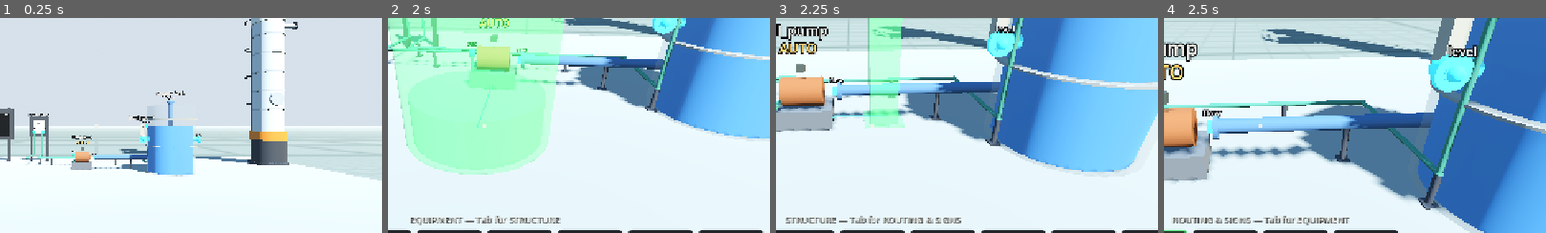
Above: before the commit, frames 1-4 (left to right).
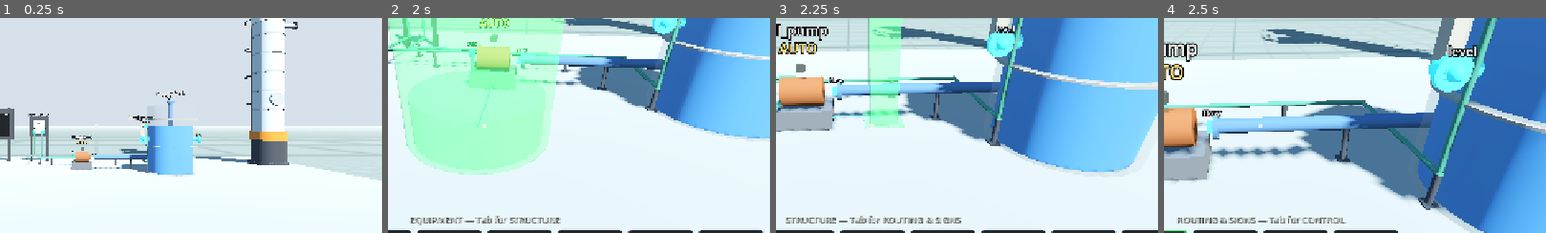
Above: after the commit, the same moments.

Repository: whharris917/flowstate
Game: Godot game, scene res://world/hud_probe.tscn
Same seed, same stepped clock (60 frames per second), same inputs: the game is played once before the commit and once after it. This scene is started directly instead of the project's main scene. Sound files missing from this copy of the repository are replaced by a short silence.
Inputs (mouse positions are % of the whole screen's width and height, from its top left):
- Up to frame 1 (0.25 s): no input
- Up to frame 2 (2 s): move the mouse to (55, 50) at 0.52 s; hold Tab (catalog_page) 0.53-1.28 s; hold W (move_forward) from 0.53 s (still down); click (55, 50) at 0.67 s; tap E (interact) at 0.8, 1.35 s; move the mouse to (45, 50) at 1.27 s; click (45, 50) at 1.55 s
- Up to frame 3 (2.25 s): keep holding W (move_forward); move the mouse to (52, 48) at 2.02 s; press the mouse at (52, 48) at 2.03 s
- Up to frame 4 (2.5 s): keep holding W (move_forward); tap Tab (catalog_page) at 2.3 s
The pictures show only the part of the screen within x 37-87%, y 25-75%; the shares and areas given below are measured in that part.

Frames 1-3 are identical in both runs. In frame 4, 0.9% of the frame differs, in the area x 2-49%, y 92-97%.

Commit message:
Control layer in-game: PLC/PID/valve/terminal ports, placeable loop
GDScript mirrors of the Python control kernel: SimPLC (ladder scan,
memories, TON timers, ao moves; validation returns editor-friendly
messages; discrete channels carry 0/1 floats per kernel convention),
SimPID, SimControlValve, SimTerminal. Control valve and PID
controller are placeable on a new CONTROL build page (Tab cycles four
pages now): the valve renders body/actuator with a live stem
indicator and percent readout, the controller a faceplate with live
SP/PV/OUT and E toggling auto/manual bumplessly. A control self-check
joins the headless gauntlet: the GD PID level loop settles at 15.0
kPa with drain-matched flow, and a ladder seal-in latches and drops.

Co-Authored-By: Claude Fable 5 <noreply@anthropic.com>
Claude-Session: https://claude.ai/code/session_01LEpShB69R5sqJSsHUaRUU2

Diff:
--- a/game/components/asset_preview.gd
+++ b/game/components/asset_preview.gd
@@ -39,6 +39,10 @@
 				(node as GaugeView).setup(record as SimGauge)
 			"column":
 				(node as ColumnView).setup(record as SimColumn)
+			"valve":
+				(node as ControlValveView).setup(record as SimControlValve)
+			"controller":
+				(node as PIDView).setup(record as SimPID)
 		node.set_meta("scratch_sim", scratch)
 	if node == null:
 		return null
--- /dev/null
+++ b/game/components/control_valve_view.gd
@@ -0,0 +1,56 @@
+class_name ControlValveView
+extends Node3D
+## Renders a SimControlValve: globe body between flanges, yoke and
+## diaphragm actuator, a stem indicator that rides the real position,
+## and a live percent readout.
+
+var valve: SimControlValve
+var _indicator: MeshInstance3D
+var _label: Label3D
+
+
+func setup(valve_: SimControlValve) -> void:
+	valve = valve_
+	var steel := ViewUtil.flat(Color(0.55, 0.57, 0.60))
+	var green := ViewUtil.flat(Color(0.16, 0.42, 0.28))
+	# Body: horizontal run with flanges, globe bulge below.
+	var body := ViewUtil.cylinder(self, 0.09, 0.56, Vector3(0, 0.32, 0), steel)
+	body.rotation_degrees = Vector3(0, 0, 90)
+	for side: float in [-1.0, 1.0]:
+		var flange := ViewUtil.cylinder(self, 0.15, 0.05, Vector3(side * 0.30, 0.32, 0), steel)
+		flange.rotation_degrees = Vector3(0, 0, 90)
+	ViewUtil.cylinder(self, 0.13, 0.22, Vector3(0, 0.30, 0), green)
+	# Bonnet, yoke, and the diaphragm actuator on top.
+	ViewUtil.cylinder(self, 0.08, 0.18, Vector3(0, 0.50, 0), green)
+	for side: float in [-1.0, 1.0]:
+		ViewUtil.box(self, Vector3(0.04, 0.34, 0.04), Vector3(side * 0.10, 0.72, 0), steel)
+	var dome := MeshInstance3D.new()
+	var dome_mesh := SphereMesh.new()
+	dome_mesh.radius = 0.24
+	dome_mesh.height = 0.26
+	dome.mesh = dome_mesh
+	dome.material_override = ViewUtil.flat(Color(0.20, 0.45, 0.30))
+	dome.position = Vector3(0, 0.98, 0)
+	add_child(dome)
+	# Stem with a travel indicator that follows the real position.
+	ViewUtil.cylinder(self, 0.018, 0.30, Vector3(0, 0.72, 0), steel)
+	_indicator = ViewUtil.box(self, Vector3(0.10, 0.02, 0.05), Vector3(0, 0.60, 0.05),
+		ViewUtil.flat(Color(0.92, 0.55, 0.10)))
+	_label = ViewUtil.label(self, "", Vector3(0, 1.22, 0))
+	_label.font_size = 32
+	ViewUtil.label(self, valve.comp_name, Vector3(0, 1.42, 0))
+	ViewUtil.interact_body(self, Vector3(0.7, 1.2, 0.55), Vector3(0, 0.62, 0))
+
+
+func _process(_delta: float) -> void:
+	_label.text = "%.0f %%" % valve.position
+	_indicator.position.y = 0.60 + valve.position / 100.0 * 0.22
+
+
+func describe() -> String:
+	return "%s — control valve\ncmd %.1f %% · position %.1f %% · flow %.2f L/s" % [
+		valve.comp_name, valve.cmd.value, valve.position, valve.flow.value]
+
+
+func use() -> void:
+	pass
--- /dev/null
+++ b/game/components/pid_view.gd
@@ -0,0 +1,43 @@
+class_name PIDView
+extends Node3D
+## Renders a SimPID as a panel-mount controller on a stand: faceplate
+## with live SP / PV / OUT text straight from the record. E toggles
+## auto/manual — the operator's hand switch.
+
+var pid: SimPID
+var _screen: Label3D
+
+
+func setup(pid_: SimPID) -> void:
+	pid = pid_
+	ViewUtil.box(self, Vector3(0.08, 1.1, 0.08), Vector3(0, 0.55, 0),
+		ViewUtil.flat(Color(0.16, 0.17, 0.19)))
+	ViewUtil.box(self, Vector3(0.44, 0.60, 0.14), Vector3(0, 1.35, 0),
+		ViewUtil.flat(Color(0.13, 0.14, 0.16)))
+	ViewUtil.box(self, Vector3(0.36, 0.44, 0.02), Vector3(0, 1.38, 0.075),
+		ViewUtil.glow(Color(0.05, 0.10, 0.08), 0.4))
+	_screen = Label3D.new()
+	_screen.position = Vector3(0, 1.38, 0.09)
+	_screen.font_size = 30
+	_screen.pixel_size = 0.0028
+	_screen.horizontal_alignment = HORIZONTAL_ALIGNMENT_CENTER
+	_screen.modulate = Color(0.55, 0.95, 0.65)
+	add_child(_screen)
+	ViewUtil.label(self, pid.comp_name, Vector3(0, 1.78, 0))
+	ViewUtil.interact_body(self, Vector3(0.55, 0.9, 0.35), Vector3(0, 1.3, 0))
+
+
+func _process(_delta: float) -> void:
+	_screen.text = "SP %.1f\nPV %.1f\nOUT %.0f%%\n%s" % [
+		pid.sp, pid.pv.value, pid.output, pid.mode.to_upper()]
+
+
+func describe() -> String:
+	return "%s — PID (E toggles auto/manual)\nSP %.1f · PV %.1f · OUT %.0f %% · Kp %.1f Ki %.2f Kd %.2f" % [
+		pid.comp_name, pid.sp, pid.pv.value, pid.output, pid.kp, pid.ki, pid.kd]
+
+
+func use() -> void:
+	pid.set_mode("manual" if pid.mode == "auto" else "auto")
+	if pid.mode == "manual":
+		pid.manual_out = pid.output  # bumpless: hold the last output
--- a/game/components/plant_factory.gd
+++ b/game/components/plant_factory.gd
@@ -13,6 +13,11 @@
 	{"type": "gauge_dp", "label": "DP gauge"},
 	{"type": "gauge_press", "label": "Pressure gauge"},
 	{"type": "column", "label": "Distillation column"},
+]
+
+const CATALOG_CONTROL: Array[Dictionary] = [
+	{"type": "valve", "label": "Control valve"},
+	{"type": "controller", "label": "PID controller"},
 ]
 
 # Ghost/collision footprint (x, y, z) and the view's y-offset when the
@@ -27,12 +32,15 @@
 	"gauge_press": Vector3(0.5, 1.8, 0.5),
 	"column": Vector3(1.7, 11.2, 1.7),
 	"float_switch": Vector3(0.25, 0.6, 0.25),
+	"valve": Vector3(0.7, 1.3, 0.55),
+	"controller": Vector3(0.5, 1.9, 0.5),
 }
 const Y_OFFSETS := {
 	"tank": 0.0, "pump": 0.0, "relay": 1.5,
 	"gauge_level": 0.0, "gauge_flow": 0.0, "gauge_dp": 0.0,
 	"gauge_press": 0.0, "column": 0.0,
 	"float_switch": 0.0, "air_cascade": 0.0,
+	"valve": 0.0, "controller": 0.0,
 }
 
 # Where each port's marker sits in the view's local space.
@@ -46,6 +54,8 @@
 	"gauge_dp": {"process_a": Vector3(-0.12, 0.25, 0.1), "process_b": Vector3(0.12, 0.25, 0.1),
 		"signal": Vector3(0.2, 1.32, 0)},
 	"gauge_press": {"process": Vector3(0, 0.25, 0.1), "signal": Vector3(0.2, 1.32, 0)},
+	"valve": {"cmd": Vector3(-0.28, 0.85, 0.12), "flow": Vector3(0.36, 0.32, 0)},
+	"controller": {"pv": Vector3(-0.16, 1.05, 0.12), "out": Vector3(0.16, 1.05, 0.12)},
 	# Overhead tap on the vapor line above the dished head.
 	"column": {"p_top": Vector3(0, 10.75, 0.5)},
 	# Pressure taps sit on the suite's walls, near the ceiling.
@@ -103,6 +113,17 @@
 				params.get("charge_l", 60.0), params.get("max_duty_kw", 100.0)))
 		"air_cascade":
 			return sim.add(SimAirCascade.new(name_, AsepticSuite.ROOMS, AsepticSuite.DOORS))
+		"valve":
+			return sim.add(SimControlValve.new(name_,
+				params.get("cv_lps", 6.0), params.get("tau_s", 1.0)))
+		"controller":
+			return sim.add(SimPID.new(name_,
+				params.get("kp", 8.0), params.get("ki", 1.5), params.get("kd", 0.0),
+				params.get("sp", 15.0)))
+		"plc":
+			return sim.add(SimPLC.new(name_))
+		"terminal":
+			return sim.add(SimTerminal.new(name_, params.get("kind", "discrete")))
 	push_error("unknown equipment type '%s'" % type_id)
 	return null
 
@@ -123,6 +144,10 @@
 			view = GaugeView.new()
 		"column":
 			view = ColumnView.new()
+		"valve":
+			view = ControlValveView.new()
+		"controller":
+			view = PIDView.new()
 		"air_cascade":
 			view = AsepticSuite.new()
 	if view == null:
--- a/game/player/build_controller.gd
+++ b/game/player/build_controller.gd
@@ -76,7 +76,7 @@
 	add_child(icons)
 	var all_types: Array = []
 	for entry: Dictionary in PlantFactory.CATALOG + StructureFactory.CATALOG \
-			+ StructureFactory.CATALOG_ROUTING:
+			+ StructureFactory.CATALOG_ROUTING + PlantFactory.CATALOG_CONTROL:
 		all_types.append(entry["type"])
 	icons.generate(all_types)  # fire and forget; cards fill in as renders land
 	menu = BuildMenu.new()
@@ -93,7 +93,7 @@
 	elif event.is_action_pressed("ui_cancel"):
 		_set_mode(Mode.NORMAL)
 	elif event.is_action_pressed("catalog_page") and mode == Mode.PLACE:
-		page = (page + 1) % 3
+		page = (page + 1) % 4
 		catalog_index = 0
 		_beam_anchor = Vector3.INF
 		_run_points.clear()
@@ -158,8 +158,8 @@
 			menu.visible = false
 			hud.set_mode_text("B build · C connect · X remove")
 		Mode.PLACE:
-			var page_names: Array[String] = ["EQUIPMENT", "STRUCTURE", "ROUTING & SIGNS"]
-			menu.show_page("%s — Tab for %s" % [page_names[page], page_names[(page + 1) % 3]],
+			var page_names: Array[String] = ["EQUIPMENT", "STRUCTURE", "ROUTING & SIGNS", "CONTROL"]
+			menu.show_page("%s — Tab for %s" % [page_names[page], page_names[(page + 1) % 4]],
 				_catalog(), icons, catalog_index)
 			if _is_stretch():
 				var spec: Dictionary = StructureFactory.STRETCH[_current_type()]
@@ -383,7 +383,7 @@
 	overlap.collision_mask = 1 | 4
 	overlap.exclude = [player.get_rid()]
 	_ghost_valid = space.intersect_shape(overlap, 1).is_empty()
-	if _ghost_valid and page >= 1:
+	if _ghost_valid and not _is_equipment_page():
 		_ghost_valid = StructureFactory.placement_ok(type_id, _ghost_pos, rot_y, space) == ""
 	_ghost_mat.albedo_color = Color(0.25, 0.85, 0.35, 0.45) if _ghost_valid \
 		else Color(0.9, 0.25, 0.2, 0.45)
@@ -494,7 +494,13 @@
 	match page:
 		0: return PlantFactory.CATALOG
 		1: return StructureFactory.CATALOG
-	return StructureFactory.CATALOG_ROUTING
+		2: return StructureFactory.CATALOG_ROUTING
+	return PlantFactory.CATALOG_CONTROL
+
+
+## Pages 0 and 3 place sim equipment; 1 and 2 place structure.
+func _is_equipment_page() -> bool:
+	return page == 0 or page == 3
 
 
 func _current_type() -> String:
@@ -502,7 +508,7 @@
 
 
 func _current_footprint() -> Vector3:
-	return PlantFactory.FOOTPRINTS[_current_type()] if page == 0 \
+	return PlantFactory.FOOTPRINTS[_current_type()] if _is_equipment_page() \
 		else StructureFactory.SIZES[_current_type()]
 
 
@@ -522,14 +528,14 @@
 		return
 	if _ghost == null or not _ghost.visible or not _ghost_valid:
 		var reason := "can't place here"
-		if page >= 1 and _ghost != null and _ghost.visible:
+		if not _is_equipment_page() and _ghost != null and _ghost.visible:
 			var bearing := StructureFactory.placement_ok(_current_type(), _ghost_pos, rot_y,
 				player.camera.get_world_3d().direct_space_state)
 			if bearing != "":
 				reason = bearing
 		hud.toast(reason)
 		return
-	if page >= 1:
+	if not _is_equipment_page():
 		var name_ := plant.unique_struct_name(_current_type())
 		if plant.place_structure(_current_type(), name_, _ghost_pos, rot_y):
 			hud.toast("placed %s" % name_)
--- /dev/null
+++ b/game/sim/sim_control_valve.gd
@@ -0,0 +1,39 @@
+class_name SimControlValve
+extends SimComponent
+## Air-actuated control valve: 0-100 % analog command through a
+## first-order positioner into flow (position/100 * cv_lps). Draws
+## from an unlimited supply main for now, like the pump. Mirrors
+## sim/components.py ControlValve.
+
+var cv_lps: float
+var tau_s: float
+var position: float = 0.0   # percent, follows the command with a lag
+
+var cmd: SimInputPort
+var flow: SimOutputPort
+
+
+func _init(name_: String, cv_lps_ := 6.0, tau_s_ := 1.0) -> void:
+	super(name_)
+	assert(cv_lps_ > 0.0, "cv_lps must be positive")
+	assert(tau_s_ > 0.0, "tau_s must be positive")
+	cv_lps = cv_lps_
+	tau_s = tau_s_
+	cmd = add_input("cmd", SimTypes.PortKind.SIGNAL_ANALOG)
+	flow = add_output("flow", SimTypes.PortKind.PROCESS_FLOW)
+	add_observable("position", &"position")
+
+
+func tick(dt: float) -> void:
+	var target := clampf(cmd.value, 0.0, 100.0)
+	position += (target - position) * dt / tau_s
+	flow.value = position / 100.0 * cv_lps
+
+
+func state_dict() -> Dictionary:
+	return {"position": position}
+
+
+func apply_state(state: Dictionary) -> void:
+	position = state.get("position", position)
+	flow.value = position / 100.0 * cv_lps
--- /dev/null
+++ b/game/sim/sim_pid.gd
@@ -0,0 +1,86 @@
+class_name SimPID
+extends SimComponent
+## Positional PID on analog signals: derivative on PV, clamped
+## integrator for anti-windup, bumpless manual/auto via integrator
+## tracking. Output 0-100 % by default — a valve command. Mirrors
+## sim/control.py.
+
+var kp: float
+var ki: float
+var kd: float
+var sp: float
+var out_min: float
+var out_max: float
+var mode: String = "auto"
+var manual_out: float = 0.0
+var output: float = 0.0
+var error: float = 0.0
+
+var _integrator: float = 0.0
+var _prev_pv: float = 0.0
+var _seen_pv: bool = false
+
+var pv: SimInputPort
+var out: SimOutputPort
+
+
+func _init(name_: String, kp_ := 1.0, ki_ := 0.0, kd_ := 0.0, sp_ := 0.0,
+		out_min_ := 0.0, out_max_ := 100.0) -> void:
+	super(name_)
+	assert(out_max_ > out_min_, "out_max must exceed out_min")
+	kp = kp_
+	ki = ki_
+	kd = kd_
+	sp = sp_
+	out_min = out_min_
+	out_max = out_max_
+	pv = add_input("pv", SimTypes.PortKind.SIGNAL_ANALOG)
+	out = add_output("out", SimTypes.PortKind.SIGNAL_ANALOG)
+	add_observable("sp", &"sp")
+	add_observable("output", &"output")
+	add_observable("error", &"error")
+
+
+func set_mode(mode_: String) -> void:
+	if mode_ in ["auto", "manual"]:
+		mode = mode_
+
+
+func tick(dt: float) -> void:
+	var pv_now := pv.value
+	if not _seen_pv:
+		_prev_pv = pv_now
+		_seen_pv = true
+	error = sp - pv_now
+	if mode == "manual":
+		output = clampf(manual_out, out_min, out_max)
+		# Track so a later auto transfer is bumpless.
+		_integrator = output - kp * error
+	else:
+		_integrator += ki * error * dt
+		var derivative := -kd * (pv_now - _prev_pv) / dt if dt > 0.0 else 0.0
+		var raw := kp * error + _integrator + derivative
+		output = clampf(raw, out_min, out_max)
+		if raw != output:  # clamped: hold the integrator back
+			_integrator = output - kp * error - derivative
+	_prev_pv = pv_now
+	out.value = output
+
+
+func state_dict() -> Dictionary:
+	return {
+		"kp": kp, "ki": ki, "kd": kd, "sp": sp, "mode": mode,
+		"manual_out": manual_out, "integrator": _integrator, "output": output,
+	}
+
+
+func apply_state(state: Dictionary) -> void:
+	kp = state.get("kp", kp)
+	ki = state.get("ki", ki)
+	kd = state.get("kd", kd)
+	sp = state.get("sp", sp)
+	mode = str(state.get("mode", mode))
+	manual_out = state.get("manual_out", manual_out)
+	_integrator = state.get("integrator", _integrator)
+	output = state.get("output", output)
+	out.value = output
--- /dev/null
+++ b/game/sim/sim_plc.gd
@@ -0,0 +1,225 @@
+class_name SimPLC
+extends SimComponent
+## Rack PLC: discrete/analog I/O channels as ports (di_N/do_N,
+## ai_N/ao_N), bool memories, TON timers, and a validated ladder
+## program scanned once per sim tick — rungs top to bottom, coils
+## written immediately (later rungs see earlier results in the same
+## scan), undriven outputs off, last coil wins. Mirrors sim/control.py.
+##
+## Rung: {"coil": "do_0"|"m_0"|"t_0", "logic": [[{"ref","nc"}...]...]}
+## — branches OR together, elements in a branch AND together. Refs
+## read di_N, do_N (readback), m_N, t_N (done). Driving t_N runs TON
+## timer N. Analog: ao_moves [{dst, src, k, b}] map ai->ao scaled.
+
+var n_di: int
+var n_do: int
+var n_ai: int
+var n_ao: int
+var di_ports: Array[SimInputPort] = []
+var ai_ports: Array[SimInputPort] = []
+var do_ports: Array[SimOutputPort] = []
+var ao_ports: Array[SimOutputPort] = []
+var mem: Array[bool] = []
+var timer_acc: Array[float] = []
+var timer_run: Array[bool] = []
+var timer_done: Array[bool] = []
+var timer_presets: Array[float] = []
+var program: Array[Dictionary] = []
+var ao_moves: Array[Dictionary] = []
+var scans: int = 0
+
+
+func _init(name_: String, di := 8, do := 8, ai := 4, ao := 4,
+		memories := 16, timers := 4) -> void:
+	super(name_)
+	n_di = di
+	n_do = do
+	n_ai = ai
+	n_ao = ao
+	for i in range(di):
+		di_ports.append(add_input("di_%d" % i, SimTypes.PortKind.SIGNAL_DISCRETE))
+	for i in range(ai):
+		ai_ports.append(add_input("ai_%d" % i, SimTypes.PortKind.SIGNAL_ANALOG))
+	for i in range(do):
+		do_ports.append(add_output("do_%d" % i, SimTypes.PortKind.SIGNAL_DISCRETE))
+	for i in range(ao):
+		ao_ports.append(add_output("ao_%d" % i, SimTypes.PortKind.SIGNAL_ANALOG))
+	for _i in range(memories):
+		mem.append(false)
+	for _i in range(timers):
+		timer_acc.append(0.0)
+		timer_run.append(false)
+		timer_done.append(false)
+		timer_presets.append(1.0)
+	add_observable("scans", &"scans")
+
+
+## ---- program management ---------------------------------------------------
+
+## "" on success, else a human-readable refusal (the editor shows it).
+func set_program(rungs: Array) -> String:
+	var clean: Array[Dictionary] = []
+	for rung_v: Variant in rungs:
+		var rung := rung_v as Dictionary
+		var coil := str(rung.get("coil", ""))
+		var coil_err := _check_ref(coil, true)
+		if coil_err != "":
+			return coil_err
+		var branches_in: Array = rung.get("logic", [])
+		if branches_in.is_empty():
+			return "rung for %s has no logic" % coil
+		var branches: Array = []
+		for branch_v: Variant in branches_in:
+			var branch := branch_v as Array
+			if branch.is_empty():
+				return "rung for %s has an empty branch" % coil
+			var elements: Array = []
+			for element_v: Variant in branch:
+				var element := element_v as Dictionary
+				var ref := str(element.get("ref", ""))
+				var ref_err := _check_ref(ref, false)
+				if ref_err != "":
+					return ref_err
+				elements.append({"ref": ref, "nc": bool(element.get("nc", false))})
+			branches.append(elements)
+		clean.append({"coil": coil, "logic": branches})
+	program = clean
+	return ""
+
+
+func set_ao_moves(moves: Array) -> String:
+	var clean: Array[Dictionary] = []
+	for move_v: Variant in moves:
+		var move := move_v as Dictionary
+		var dst := str(move.get("dst", ""))
+		var src := str(move.get("src", ""))
+		if not dst.begins_with("ao_") or _index_of(dst) < 0 or _index_of(dst) >= n_ao:
+			return "bad move dst %s" % dst
+		if not src.begins_with("ai_") or _index_of(src) < 0 or _index_of(src) >= n_ai:
+			return "bad move src %s" % src
+		clean.append({"dst": dst, "src": src,
+			"k": float(move.get("k", 1.0)), "b": float(move.get("b", 0.0))})
+	ao_moves = clean
+	return ""
+
+
+func set_timer_preset(index: int, seconds: float) -> void:
+	if index >= 0 and index < timer_presets.size() and seconds > 0.0:
+		timer_presets[index] = seconds
+
+
+func _family_limit(family: String) -> int:
+	match family:
+		"di": return n_di
+		"do": return n_do
+		"ai": return n_ai
+		"ao": return n_ao
+		"m": return mem.size()
+		"t": return timer_acc.size()
+	return -1
+
+
+func _index_of(ref: String) -> int:
+	var parts := ref.split("_")
+	if parts.size() != 2 or not parts[1].is_valid_int():
+		return -1
+	return int(parts[1])
+
+
+func _check_ref(ref: String, coil: bool) -> String:
+	var parts := ref.split("_")
+	if parts.size() != 2 or not parts[1].is_valid_int():
+		return "bad %s '%s'" % ["coil" if coil else "ref", ref]
+	var family := parts[0]
+	var allowed: Array[String] = ["do", "m", "t"]
+	if not coil:
+		allowed = ["di", "do", "m", "t"]
+	if not family in allowed:
+		return "bad %s '%s'" % ["coil" if coil else "ref", ref]
+	var index := int(parts[1])
+	if index < 0 or index >= _family_limit(family):
+		return "%s out of range" % ref
+	return ""
+
+
+## ---- scan -----------------------------------------------------------------
+
+func _read(ref: String) -> bool:
+	var parts := ref.split("_")
+	var index := int(parts[1])
+	match parts[0]:
+		"di": return di_ports[index].value > 0.5
+		"do": return do_ports[index].value > 0.5
+		"m": return mem[index]
+	return timer_done[index]
+
+
+func tick(dt: float) -> void:
+	scans += 1
+	# Outputs no rung drives stay off; timers must be re-driven every
+	# scan or they release (TON semantics).
+	for port in do_ports:
+		port.value = 0.0
+	var driven: Array[bool] = []
+	for _i in range(timer_run.size()):
+		driven.append(false)
+	for rung in program:
+		var value := false
+		for branch_v: Variant in rung["logic"]:
+			var branch_true := true
+			for element_v: Variant in (branch_v as Array):
+				var element := element_v as Dictionary
+				if _read(str(element["ref"])) == bool(element["nc"]):
+					branch_true = false
+					break
+			if branch_true:
+				value = true
+				break
+		var coil := str(rung["coil"])
+		var index := _index_of(coil)
+		if coil.begins_with("do_"):
+			do_ports[index].value = 1.0 if value else 0.0
+		elif coil.begins_with("m_"):
+			mem[index] = value
+		else:
+			timer_run[index] = value
+			driven[index] = true
+	for i in range(timer_run.size()):
+		if not driven[i]:
+			timer_run[i] = false
+		if timer_run[i]:
+			timer_acc[i] = minf(timer_acc[i] + dt, timer_presets[i])
+		else:
+			timer_acc[i] = 0.0
+		# Epsilon absorbs float accumulation (real PLCs count ms).
+		timer_done[i] = timer_acc[i] >= timer_presets[i] - 1e-9
+	for move in ao_moves:
+		var src := ai_ports[_index_of(str(move["src"]))]
+		var dst := ao_ports[_index_of(str(move["dst"]))]
+		dst.value = float(src.value) * float(move["k"]) + float(move["b"])
+
+
+## ---- save/load ------------------------------------------------------------
+
+func state_dict() -> Dictionary:
+	return {
+		"program": program.duplicate(true), "ao_moves": ao_moves.duplicate(true),
+		"mem": mem.duplicate(), "timer_acc": timer_acc.duplicate(),
+		"timer_presets": timer_presets.duplicate(),
+	}
+
+
+func apply_state(state: Dictionary) -> void:
+	if state.has("program"):
+		set_program(state["program"])
+	if state.has("ao_moves"):
+		set_ao_moves(state["ao_moves"])
+	var mem_in: Array = state.get("mem", [])
+	for i in range(mini(mem_in.size(), mem.size())):
+		mem[i] = bool(mem_in[i])
+	var acc_in: Array = state.get("timer_acc", [])
+	for i in range(mini(acc_in.size(), timer_acc.size())):
+		timer_acc[i] = float(acc_in[i])
+	var presets_in: Array = state.get("timer_presets", [])
+	for i in range(mini(presets_in.size(), timer_presets.size())):
+		timer_presets[i] = float(presets_in[i])
--- /dev/null
+++ b/game/sim/sim_terminal.gd
@@ -0,0 +1,24 @@
+class_name SimTerminal
+extends SimComponent
+## One terminal block of a strip: in to out, one scan late — the
+## honest cost of landing a wire. kind "discrete" or "analog".
+## Mirrors sim/components.py Terminal.
+
+var kind: String
+
+var t_in: SimInputPort
+var t_out: SimOutputPort
+
+
+func _init(name_: String, kind_ := "discrete") -> void:
+	super(name_)
+	assert(kind_ in ["discrete", "analog"], "kind must be discrete or analog")
+	kind = kind_
+	var port_kind := SimTypes.PortKind.SIGNAL_DISCRETE if kind == "discrete" \
+		else SimTypes.PortKind.SIGNAL_ANALOG
+	t_in = add_input("in", port_kind)
+	t_out = add_output("out", port_kind)
+
+
+func tick(_dt: float) -> void:
+	t_out.value = t_in.value
--- a/game/world/plant.gd
+++ b/game/world/plant.gd
@@ -196,6 +196,10 @@
 			(view as GaugeView).setup(record as SimGauge)
 		"column":
 			(view as ColumnView).setup(record as SimColumn)
+		"valve":
+			(view as ControlValveView).setup(record as SimControlValve)
+		"controller":
+			(view as PIDView).setup(record as SimPID)
 		"air_cascade":
 			(view as AsepticSuite).setup(record as SimAirCascade)
 	PlantFactory.attach_port_markers(view, record, type_id)
@@ -520,6 +524,47 @@
 	else:
 		push_warning("[flowstate] kernel self-check FAILED — level %.1f L, overflow %.1f L, %d cycles"
 			% [c_tank.level_l, c_tank.overflowed_l, c_relay.cycles])
+	_control_self_check()
+
+
+## Mirrors the Python control tests: a PID level loop must settle on
+## setpoint, and a ladder seal-in must latch and drop.
+func _control_self_check() -> void:
+	var check := Simulation.new(SIM_DT)
+	var tank_ := check.add(SimTank.new("t", 200.0, 50.0, 2.0)) as SimTank
+	var lt := check.add(SimGauge.new("lt", "level_kpa")) as SimGauge
+	var lic := check.add(SimPID.new("lic", 8.0, 1.5, 0.0, 15.0)) as SimPID
+	var lv := check.add(SimControlValve.new("lv", 6.0)) as SimControlValve
+	check.connect_ports(tank_, "level", lt, "process")
+	check.connect_ports(lt, "signal", lic, "pv")
+	check.connect_ports(lic, "out", lv, "cmd")
+	check.connect_ports(lv, "flow", tank_, "in_flow")
+	check.run_for(600.0)
+	var level_kpa := tank_.level_l / 45.45 * SimGauge.WATER_KPA_PER_M
+
+	var plc := SimPLC.new("plc")
+	var err := plc.set_program([
+		{"coil": "m_0", "logic": [
+			[{"ref": "di_0"}, {"ref": "di_1", "nc": true}],
+			[{"ref": "m_0"}, {"ref": "di_1", "nc": true}]]},
+		{"coil": "do_0", "logic": [[{"ref": "m_0"}]]},
+	])
+	plc.di_ports[0].value = 1.0
+	plc.tick(SIM_DT)
+	plc.di_ports[0].value = 0.0
+	plc.tick(SIM_DT)
+	var sealed := plc.do_ports[0].value > 0.5
+	plc.di_ports[1].value = 1.0
+	plc.tick(SIM_DT)
+	var dropped := plc.do_ports[0].value < 0.5
+
+	if absf(level_kpa - 15.0) < 0.3 and absf(lv.flow.value - 2.0) < 0.15 \
+			and err == "" and sealed and dropped:
+		print("[flowstate] control self-check OK — PID holds %.1f kPa, ladder seals and drops"
+			% level_kpa)
+	else:
+		push_warning("[flowstate] control self-check FAILED — level %.2f kPa, flow %.2f, err '%s', sealed %s, dropped %s"
+			% [level_kpa, lv.flow.value, err, sealed, dropped])
 
 
 ## Headless support-rule exercise. Physics space queries see nothing
@@ -667,6 +712,14 @@
 	if record is SimColumn:
 		var col := record as SimColumn
 		return {"charge_l": col.charge_l, "max_duty_kw": col.max_duty_kw}
+	if record is SimControlValve:
+		var cvalve := record as SimControlValve
+		return {"cv_lps": cvalve.cv_lps, "tau_s": cvalve.tau_s}
+	if record is SimPID:
+		var pid := record as SimPID
+		return {"kp": pid.kp, "ki": pid.ki, "kd": pid.kd, "sp": pid.sp}
+	if record is SimTerminal:
+		return {"kind": (record as SimTerminal).kind}
 	return {}
 
 
Not shown, added: game/components/control_valve_view.gd.uid
Not shown, added: game/components/pid_view.gd.uid
Not shown, added: game/sim/sim_control_valve.gd.uid
Not shown, added: game/sim/sim_pid.gd.uid
Not shown, added: game/sim/sim_plc.gd.uid
Not shown, added: game/sim/sim_terminal.gd.uid
